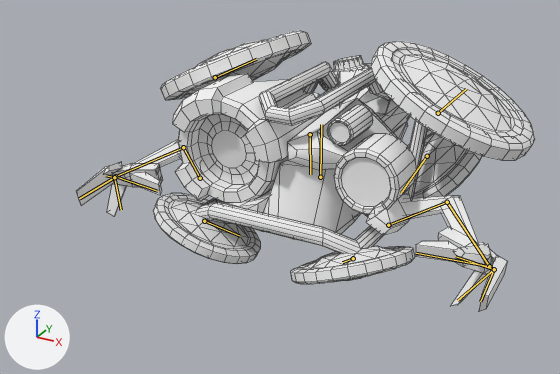
The Blender file client/Assets/Models/Units/BlendModels/PowerSurge.blend as it was, and as the next commit left it.
Rendered twice from a camera (50 mm lens) standing at (4.61, -10.53, 9.87) and looking at (-1.4, 0.4, 4.4). Every picture has the same lights, and +X, +Y and +Z are marked at lower left. Both versions are drawn at frame 107 of the action 'Walk_00'; the numbers are the values there. The bones that bend it are drawn over the model as lines. Mesh edges are drawn as thin lines.
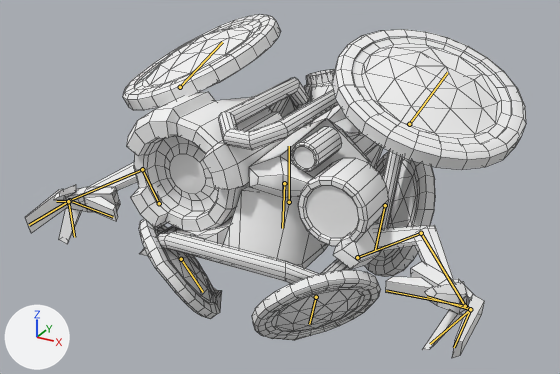
Boxes (x1, y1, x2, y2) around the edits, measured in the pictures (560 x 374 px):
'mesh02', posed (9% wider, 23% taller)
    before: (76, 31, 535, 311)
    after: (25, 14, 526, 358)
bone 'Body', root to tip
    before: (320, 177) to (321, 124)
    after: (289, 202) to (289, 146)

Diff of the bpy script that builds the scene:
```diff
--- a/client/Assets/Models/Units/BlendModels/PowerSurge.blend.py
+++ b/client/Assets/Models/Units/BlendModels/PowerSurge.blend.py
@@ bone_handik @@
 bone_handik = bpy.data.objects['Armature.001'].pose.bones['HandIK']
-bone_handik.location = (-0.95, 1.21, 0.29)
+bone_handik.location = (-0.94, 0.01, 0.33)
@@ bone_body @@
 bone_body = bpy.data.objects['Armature.001'].pose.bones['Body']
-bone_body.location = (-0.94, 0.34, -1.2)
+bone_body.location = (-0.94, 0.34, 0.0)
@@ bone_fanbase_l @@
 bone_fanbase_l = bpy.data.objects['Armature.001'].pose.bones['FanBase.L']
-bone_fanbase_l.location = (-0.39, -1.12, -1.03)
+bone_fanbase_l.location = (-0.87, -0.47, -0.14)
@@ bone_handik_001 @@
 bone_handik_001 = bpy.data.objects['Armature.001'].pose.bones['HandIK.001']
-bone_handik_001.location = (-0.94, 1.2, 0.34)
+bone_handik_001.location = (-0.94, -0.01, 0.34)
@@ bone_fanbase_r_001 @@
 bone_fanbase_r_001 = bpy.data.objects['Armature.001'].pose.bones['FanBase.R.001']
-bone_fanbase_r_001.location = (-0.97, 0.04, -1.23)
+bone_fanbase_r_001.location = (-0.59, 0.74, -0.34)
@@ bone_fan_l_002 @@
 bone_fan_l_002 = bpy.data.objects['Armature.001'].pose.bones['Fan.L.002']
-bone_fan_l_002.location = (-0.94, 1.2, 0.34)
+bone_fan_l_002.location = (-0.94, 0.0, 0.92)
@@ bone_fan_r_002 @@
 bone_fan_r_002 = bpy.data.objects['Armature.001'].pose.bones['Fan.R.002']
-bone_fan_r_002.location = (-0.94, 1.2, 0.34)
+bone_fan_r_002.location = (-0.94, 0.0, 0.92)
@@ bone_fanbase_l_001 @@
 bone_fanbase_l_001 = bpy.data.objects['Armature.001'].pose.bones['FanBase.L.001']
-bone_fanbase_l_001.location = (-0.17, -1.35, 0.78)
+bone_fanbase_l_001.location = (-0.82, -0.56, 0.13)
@@ bone_fan_l_003 @@
 bone_fan_l_003 = bpy.data.objects['Armature.001'].pose.bones['Fan.L.003']
-bone_fan_l_003.location = (-0.94, 1.2, 0.34)
+bone_fan_l_003.location = (-0.94, 0.0, -0.17)
@@ bone_fanbase_l_002 @@
 bone_fanbase_l_002 = bpy.data.objects['Armature.001'].pose.bones['FanBase.L.002']
-bone_fanbase_l_002.location = (0.52, 0.07, 1.47)
+bone_fanbase_l_002.location = (0.1, -0.73, 0.68)
@@ bone_fan_l_005 @@
 bone_fan_l_005 = bpy.data.objects['Armature.001'].pose.bones['Fan.L.005']
-bone_fan_l_005.location = (-0.94, 1.2, 0.34)
+bone_fan_l_005.location = (-0.94, 0.0, -0.37)
@@ bone_fanbase_r_003 @@
 bone_fanbase_r_003 = bpy.data.objects['Armature.001'].pose.bones['FanBase.R.003']
-bone_fanbase_r_003.location = (-0.87, -0.68, 1.11)
+bone_fanbase_r_003.location = (-0.97, 0.12, 0.21)
@@ bone_fan_r_007 @@
 bone_fan_r_007 = bpy.data.objects['Armature.001'].pose.bones['Fan.R.007']
-bone_fan_r_007.location = (-0.94, 1.2, 0.34)
+bone_fan_r_007.location = (-0.94, 0.0, -0.18)
@@ bone_fanbase_r_004 @@
 bone_fanbase_r_004 = bpy.data.objects['Armature.001'].pose.bones['FanBase.R.004']
-bone_fanbase_r_004.location = (0.81, 1.27, 0.41)
+bone_fanbase_r_004.location = (0.04, 0.47, 0.88)
@@ bone_fan_r_009 @@
 bone_fan_r_009 = bpy.data.objects['Armature.001'].pose.bones['Fan.R.009']
-bone_fan_r_009.location = (-0.94, 1.2, 0.34)
+bone_fan_r_009.location = (-0.94, 0.0, -0.37)
```
